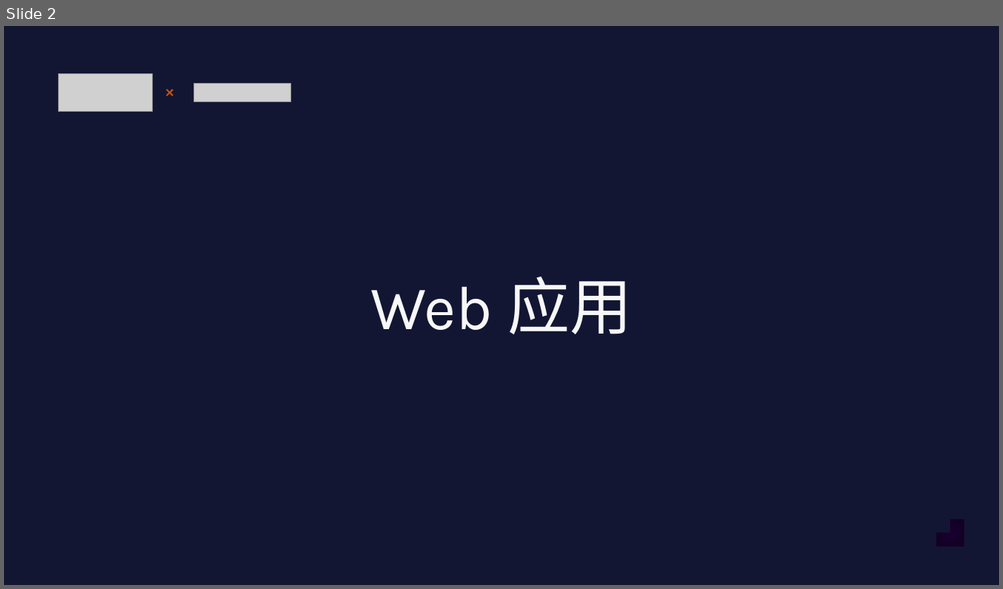
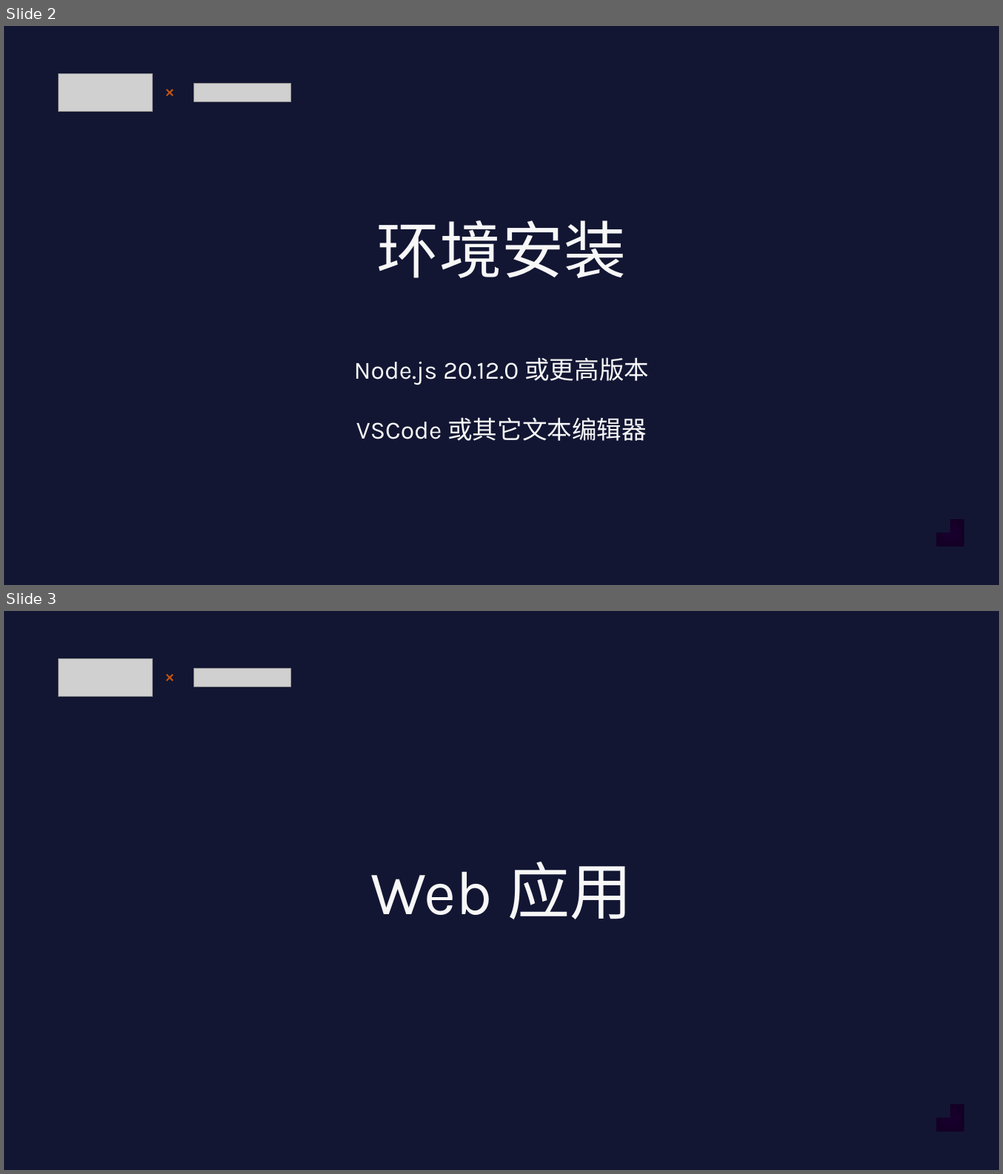
Before and after one commit to zzzhizhia/nextjs-learn-chinese, a slide deck: 01 DOM & UI/01 DOM & UI.pptx. Shown one above the other, each under a label of ours: slide 2 before the commit, slides 2 and 3 after it. The pictures are 1003x589 and 1003x1174 pixels, drawn with LibreOffice and Linux fonts; fonts in the diff are those of the drawing; grey boxes stand for pictures. Boxes give left, top, right and bottom in pixels: in the first picture for what was removed or moved away, otherwise in the second. Text is boxed around its words. In the diff, an @@ line names an element or a change of style, - is before the commit and + after.

Commit message:
content(ppt)

```diff
--- a/01 DOM & UI/01 DOM & UI.pptx
+++ b/01 DOM & UI/01 DOM & UI.pptx
@@ slide 2 added at [4,26,999,585], background #121633 @@
@@ picture added at [59,74,153,112] @@
@@ line added from (167, 90) to (173, 96), #C1540F 1.5 pt @@
@@ line added from (173, 90) to (167, 96), #C1540F 1.5 pt @@
@@ picture added at [193,84,291,101] @@
@@ text added at [377,221,626,278], 60 pt, text #F7F7F7 @@
+环境安装
@@ text added at [354,358,649,441], 24 pt, text #F7F7F7 @@
+Node.js 20.12.0 或更高版本
+VSCode 或其它文本编辑器
@@ corner added at [936,519,964,547], fill gradient #18002D to #140026 to #130024 @@
@@ what was slide 2 is now slide 3 @@
```
